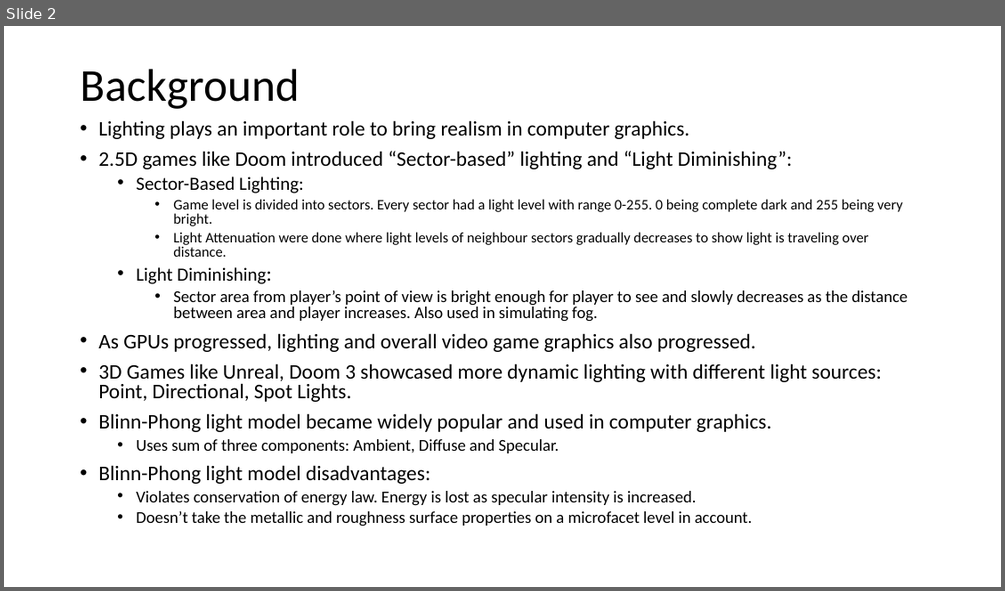
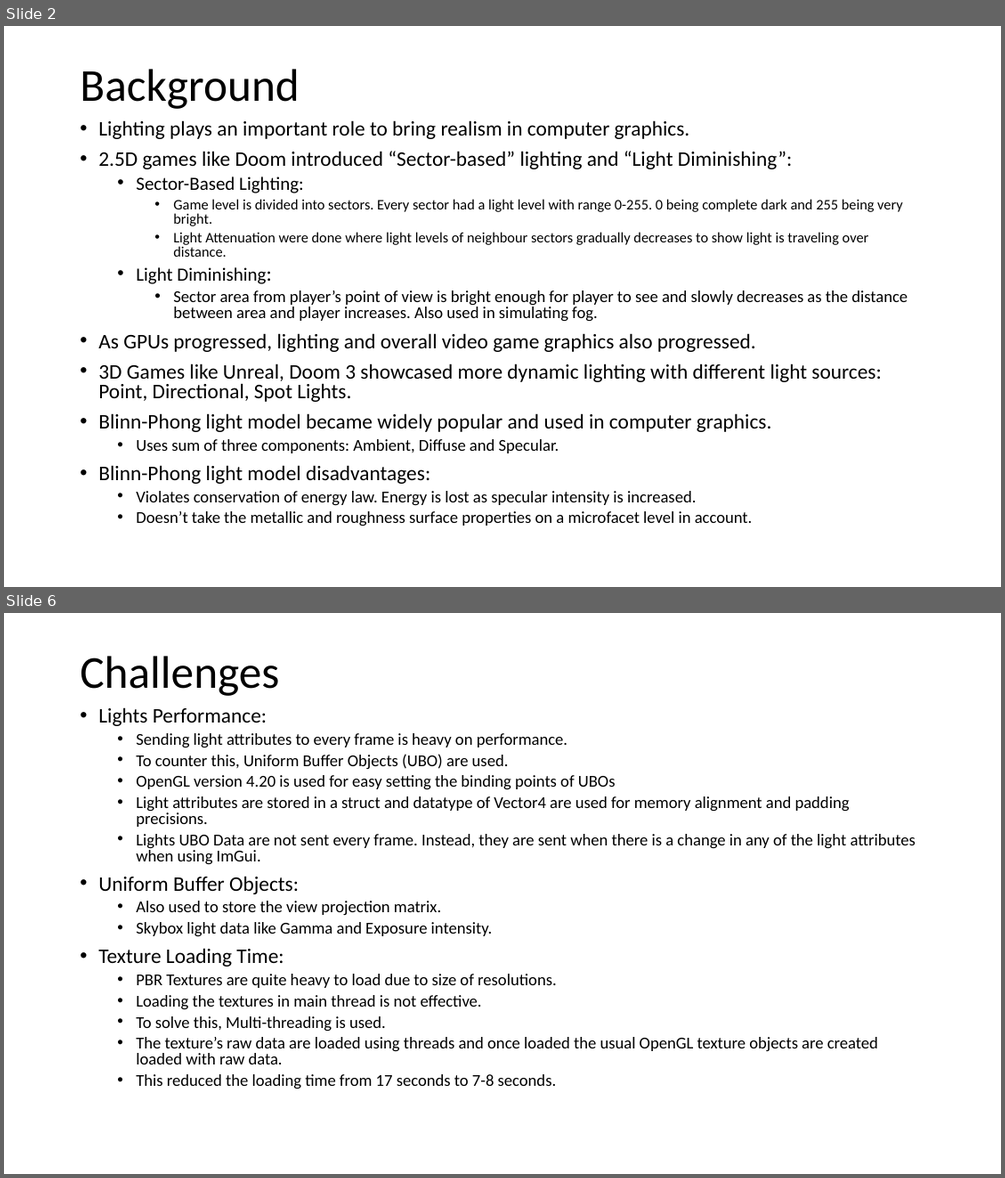
Before and after one commit to JaineshPathak/CSC8599, a slide deck: Docs/Advanced Graphics – Physically Based Rendering.pptx. Shown one above the other, each under a label of ours: slide 2 before the commit, slides 2 and 6 after it; the slides between them are not shown. The pictures are 1005x591 and 1005x1178 pixels, drawn with LibreOffice and Linux fonts; fonts in the diff are those of the drawing. Boxes give left, top, right and bottom in pixels: in the first picture for what was removed or moved away, otherwise in the second. Text is boxed around its words. In the diff, an @@ line names an element or a change of style, - is before the commit and + after.

```diff
--- a/Docs/Advanced Graphics – Physically Based Rendering.pptx
+++ b/Docs/Advanced Graphics – Physically Based Rendering.pptx
@@ slide 6 added at <box>4,613,1001,1174</box>, background #FFFFFF @@
@@ text added at <box>80,656,279,696</box>, 44 pt, text #000000 @@
+Challenges
@@ text added at <box>98,707,915,1089</box>, 16 pt, text #000000 @@
+• Lights Performance:
+  • Sending light attributes to every frame is heavy on performance.
+  • To counter this, Uniform Buffer Objects (UBO) are used.
+  • OpenGL version 4.20 is used for easy setting the binding points of UBOs
+  • Light attributes are stored in a struct and datatype of Vector4 are used for memory alignment and padding precisions.
+  • Lights UBO Data are not sent every frame. Instead, they are sent when there is a change in any of the light attributes when using ImGui.
+• Uniform Buffer Objects:
+  • Also used to store the view projection matrix.
+  • Skybox light data like Gamma and Exposure intensity.
+• Texture Loading Time:
+  • PBR Textures are quite heavy to load due to size of resolutions.
+  • Loading the textures in main thread is not effective.
+  • To solve this, Multi-threading is used.
+  • The texture’s raw data are loaded using threads and once loaded the usual OpenGL texture objects are created loaded with raw data.
+  • This reduced the loading time from 17 seconds to 7-8 seconds.
```
Also in this commit, not shown: 2 slides changed, 2 other slides added, 10 other files.
